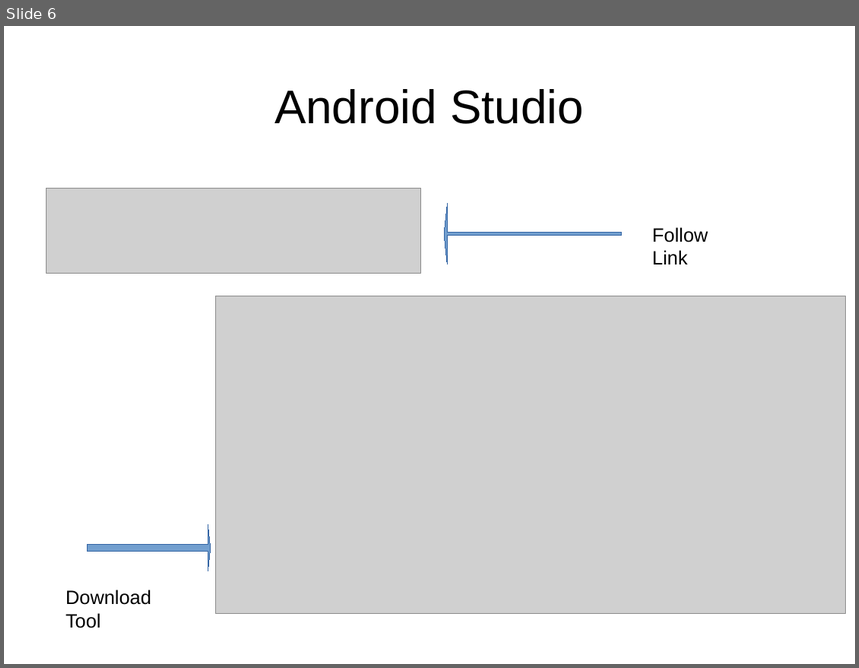
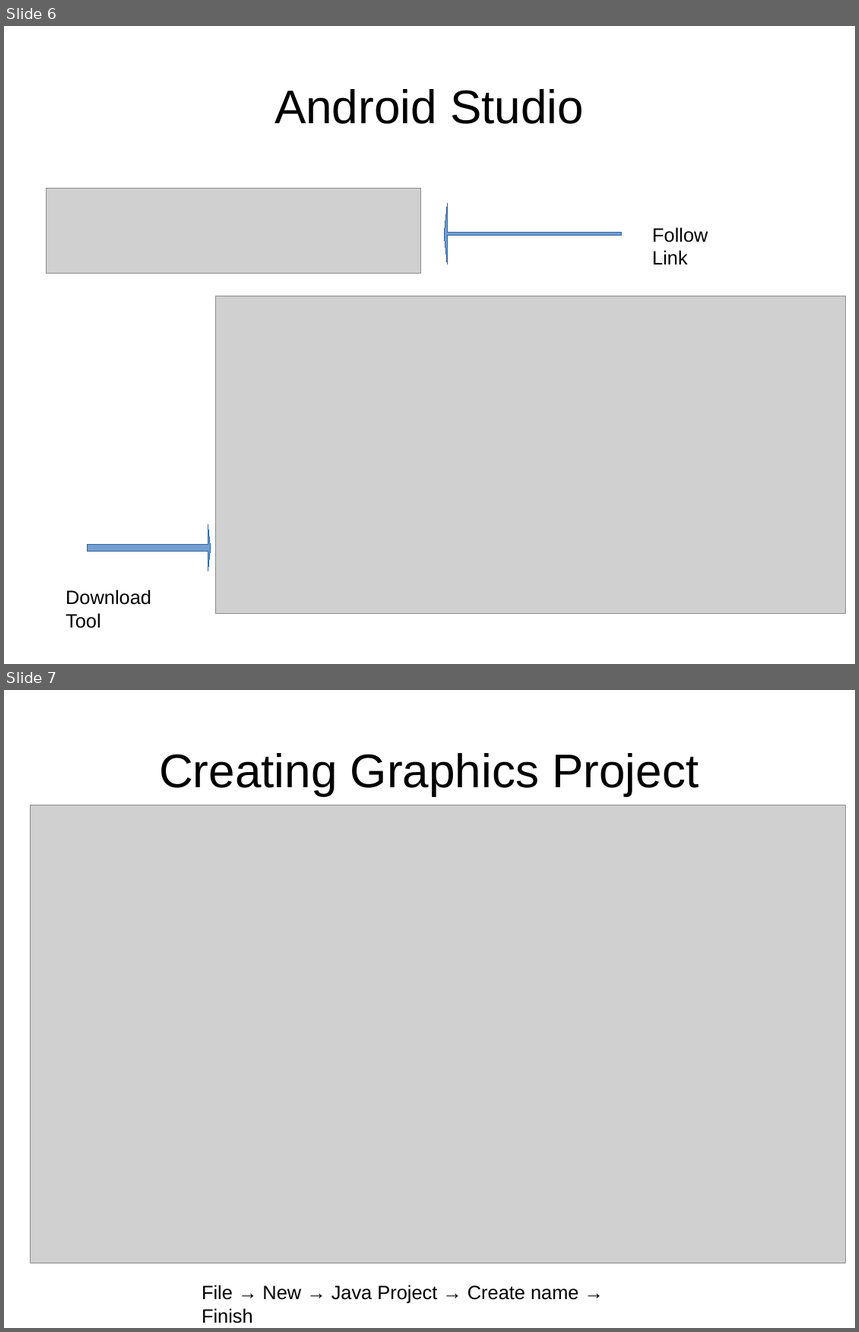
Before and after one commit to shabbir-hussain/ecse321tutF15, a slide deck: 02 - Setting up your computer cont.pptx. Shown one above the other, each under a label of ours: slide 6 before the commit, slides 6 and 7 after it. The pictures are 859x668 and 859x1332 pixels, drawn with LibreOffice and Linux fonts; fonts in the diff are those of the drawing; grey boxes stand for pictures. Boxes give left, top, right and bottom in pixels: in the first picture for what was removed or moved away, otherwise in the second. Text is boxed around its words. In the diff, an @@ line names an element or a change of style, - is before the commit and + after.

```diff
--- a/02 - Setting up your computer cont.pptx
+++ b/02 - Setting up your computer cont.pptx
@@ slide 7 added at bbox=[4, 690, 855, 1328], background #FFFFFF @@
@@ text added at bbox=[159, 753, 699, 796], 44 pt, text #000000 @@
+Creating Graphics Project
@@ picture added at bbox=[31, 805, 846, 1264] @@
@@ text added at bbox=[202, 1285, 579, 1324], 18 pt, text #000000 @@
+File → New → Java Project → Create name → Finish
```
Also in this commit, not shown: 2 slides changed, 5 other slides added, 16 other files.
